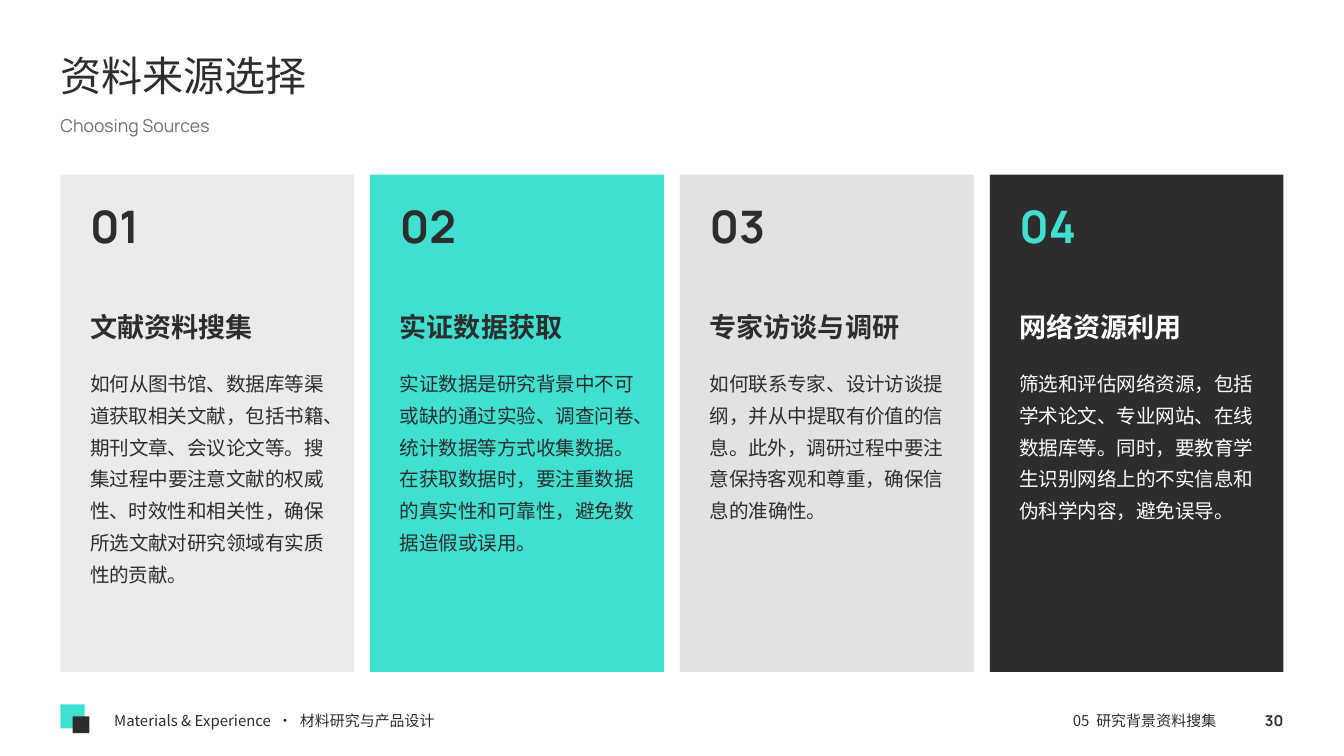
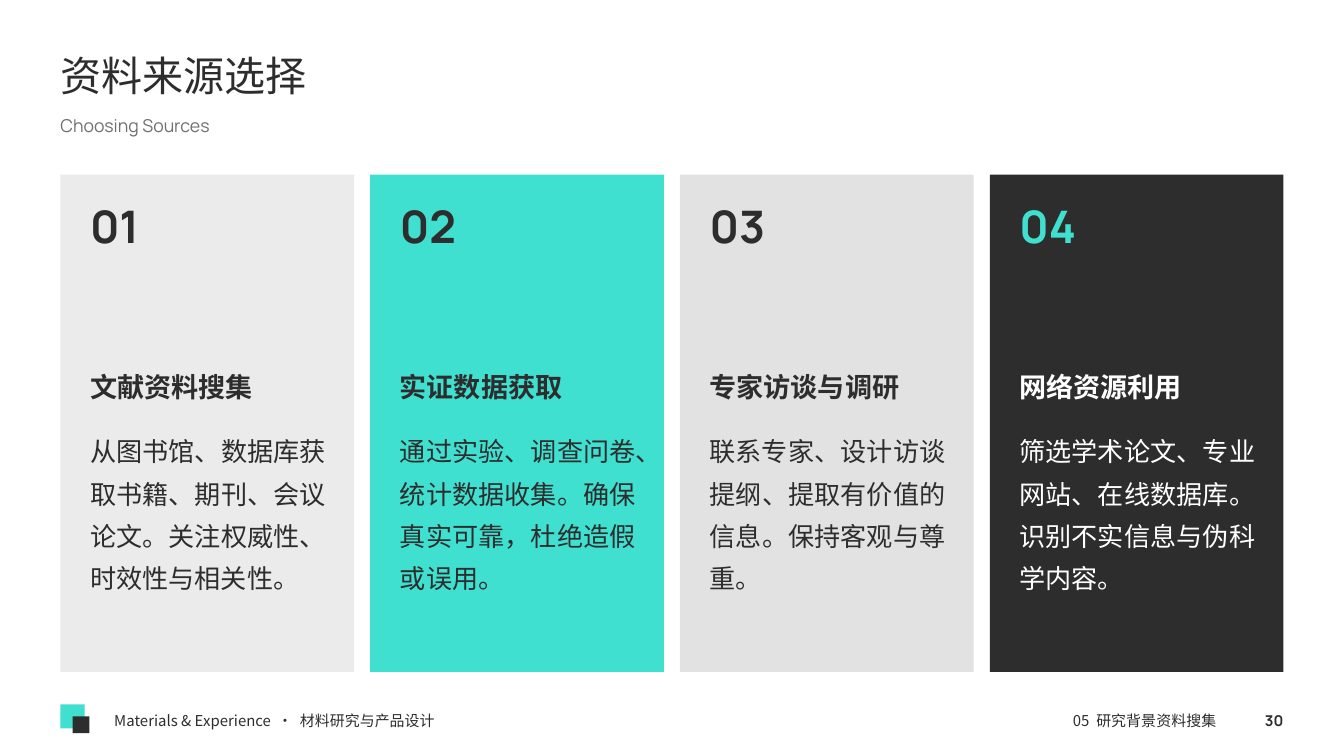
Before and after one commit to memoryzm214/Ericzm214, a slide deck: slide 30 of courses/第3课_学术论文研究背景撰写技巧.pptx. Drawn at 1344x756 pixels with LibreOffice and Linux fonts; fonts in the diff are those of the drawing. Boxes give left, top, right and bottom in pixels: in the first picture for what was removed or moved away, otherwise in the second. Text is boxed around its words. In the diff, an @@ line names an element or a change of style, - is before the commit and + after.

```diff
--- a/courses/第3课_学术论文研究背景撰写技巧.pptx
+++ b/courses/第3课_学术论文研究背景撰写技巧.pptx
@@ 4 texts: place and size @@
-4 texts at <box>90,313,1182,340</box>
+4 texts at <box>90,373,1182,400</box>
@@ text at <box>90,439,326,590</box>: text changed; size 10.5 to 14 pt @@
-如何从图书馆、数据库等渠道获取相关文献，包括书籍、期刊文章、会议论文等。搜集过程中要注意文献的权威性、时效性和相关性，确保所选文献对研究领域有实质性的贡献。
+从图书馆、数据库获取书籍、期刊、会议论文。关注权威性、时效性与相关性。
@@ text at <box>400,439,662,590</box>: text changed; size 10.5 to 14 pt @@
-实证数据是研究背景中不可或缺的通过实验、调查问卷、统计数据等方式收集数据。在获取数据时，要注重数据的真实性和可靠性，避免数据造假或误用。
+通过实验、调查问卷、统计数据收集。确保真实可靠，杜绝造假或误用。
@@ text at <box>710,439,946,590</box>: text changed; size 10.5 to 14 pt @@
-如何联系专家、设计访谈提纲，并从中提取有价值的信息。此外，调研过程中要注意保持客观和尊重，确保信息的准确性。
+联系专家、设计访谈提纲、提取有价值的信息。保持客观与尊重。
@@ text at <box>1019,439,1255,590</box>: text changed; size 10.5 to 14 pt @@
-筛选和评估网络资源，包括学术论文、专业网站、在线数据库等。同时，要教育学生识别网络上的不实信息和伪科学内容，避免误导。
+筛选学术论文、专业网站、在线数据库。识别不实信息与伪科学内容。
```
Also in this commit, not shown: 20 other slides changed.
